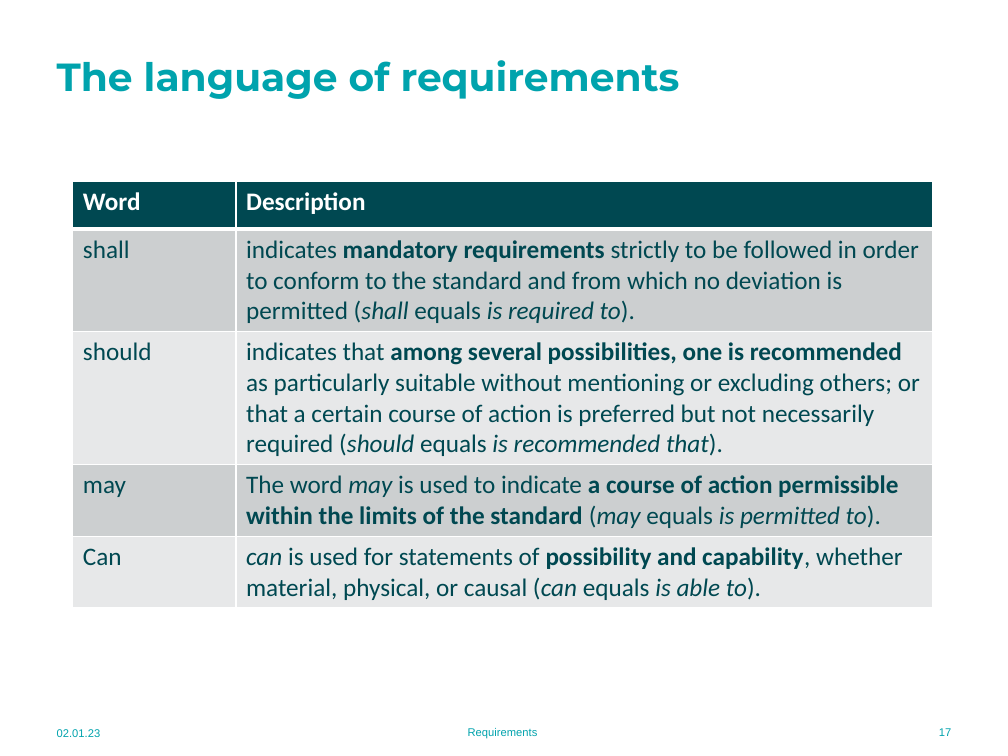
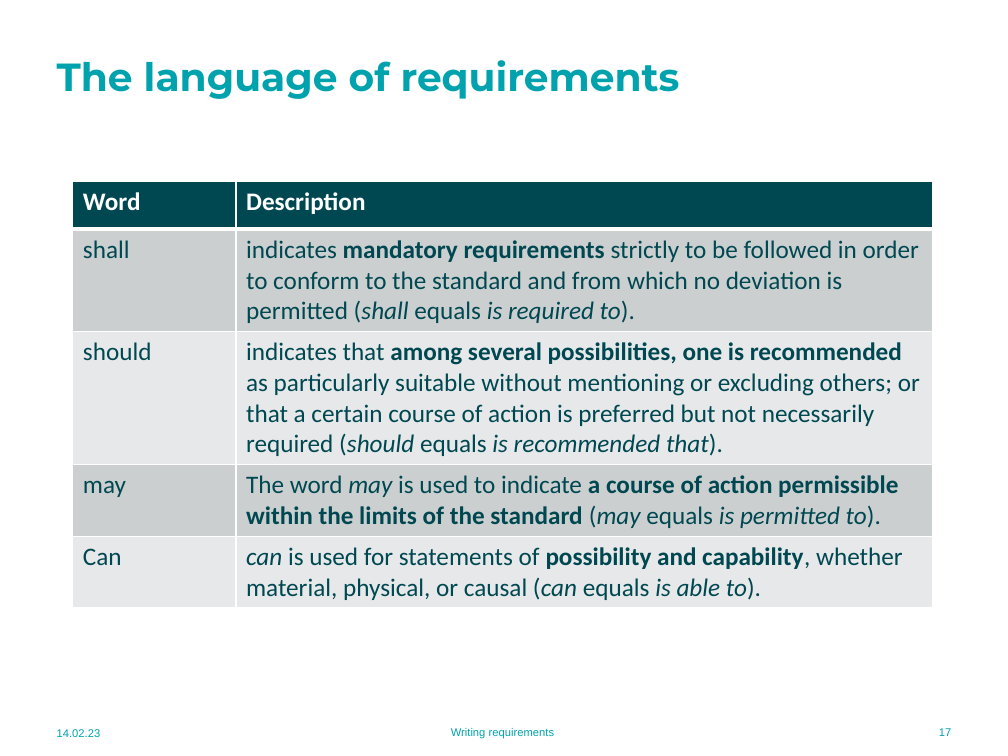
Before and after one commit to MU-MATHWORKS/MODEL-BASED-LIFE-CYCLE-WITH-MATLAB-SIMULINK, a slide deck: slide 17 of 2. Requirements/2.2 Writing requirements.pptx. Drawn at 1008x756 pixels with LibreOffice and Linux fonts; fonts in the diff are those of the drawing; background and template pictures are left out. Boxes give left, top, right and bottom in pixels: in the first picture for what was removed or moved away, otherwise in the second. Text is boxed around its words. In the diff, an @@ line names an element or a change of style, - is before the commit and + after.

Commit message:
Requirements module resources updated. Detailed exercise statement added in ppt and mlx formats.

```diff
--- a/2. Requirements/2.2 Writing requirements.pptx
+++ b/2. Requirements/2.2 Writing requirements.pptx
@@ text at (x1=57, y1=729, x2=101, y2=737): text changed @@
-02.01.23
+14.02.23
@@ text at (x1=451, y1=728, x2=555, y2=739): text changed @@
-Requirements
+Writing requirements
```
Also in this commit, not shown: 19 other slides changed, 2 other files.
